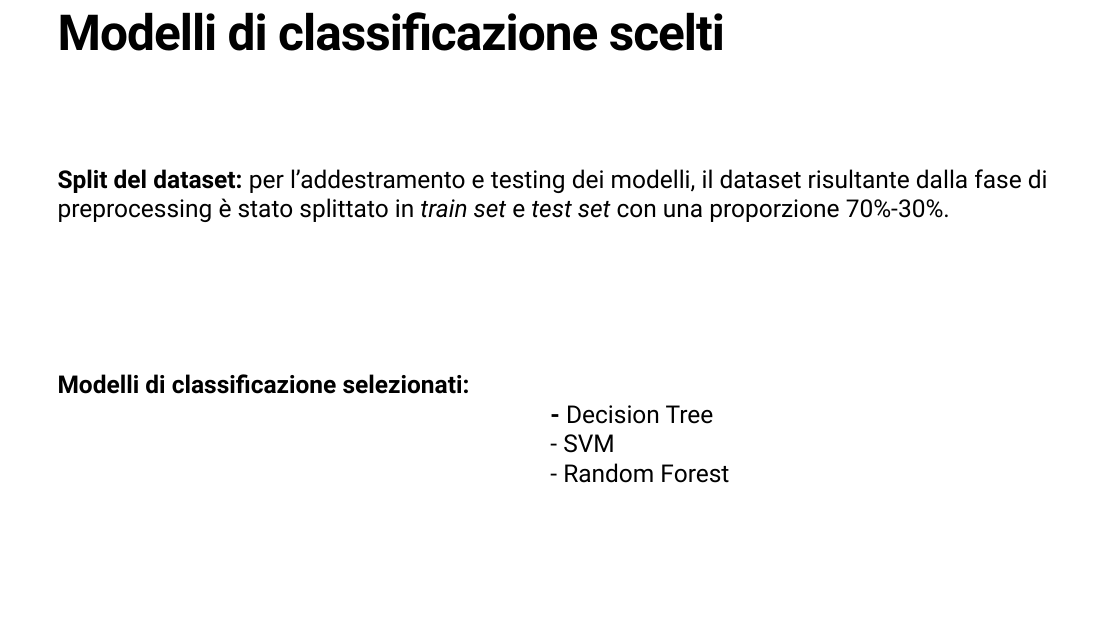
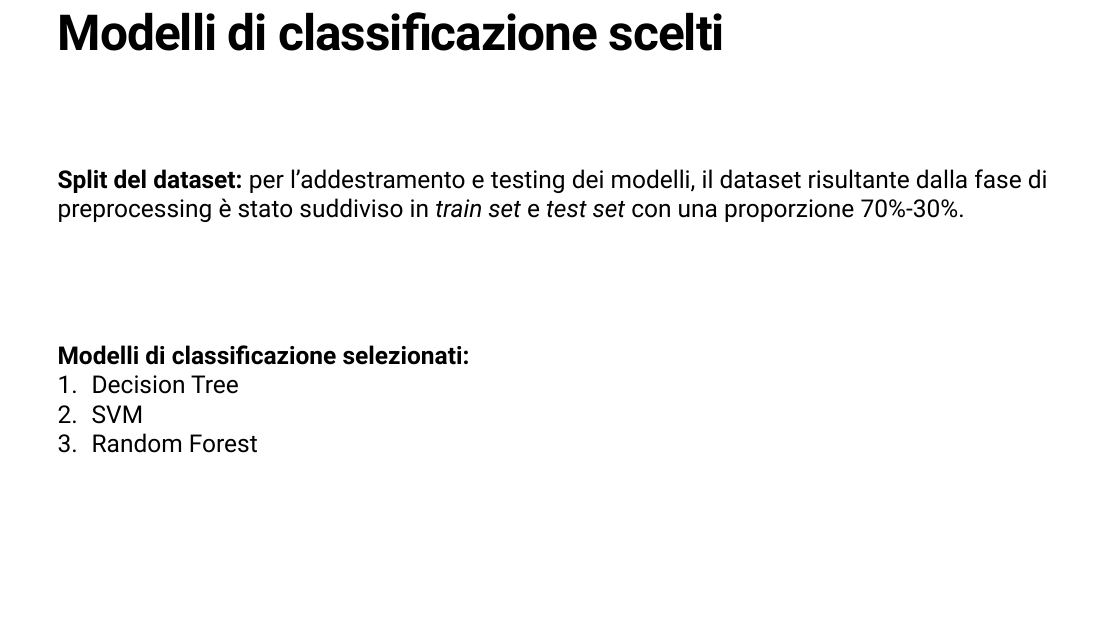
Before and after one commit to mik3sw/ML-project, a slide deck: slide 13 of Presentazione ML.pptx. Drawn at 1120x630 pixels with LibreOffice and Linux fonts; fonts in the diff are those of the drawing. Boxes give left, top, right and bottom in pixels: in the first picture for what was removed or moved away, otherwise in the second. Text is boxed around its words. In the diff, an @@ line names an element or a change of style, - is before the commit and + after.

Commit message:
update ppt

```diff
--- a/Presentazione ML.pptx
+++ b/Presentazione ML.pptx
@@ text at (x1=58, y1=169, x2=1048, y2=222): text changed @@
-Split del dataset: per l’addestramento e testing dei modelli, il dataset risultante dalla fase di preprocessing è stato splittato in train set e test set con una proporzione 70%-30%.
+Split del dataset: per l’addestramento e testing dei modelli, il dataset risultante dalla fase di preprocessing è stato suddiviso in train set e test set con una proporzione 70%-30%.
@@ text at (x1=92, y1=375, x2=258, y2=453): text changed @@
-- Decision Tree
-- SVM
-- Random Forest
+1. Decision Tree
+2. SVM
+3. Random Forest
```
Also in this commit, not shown: 7 other slides changed.
